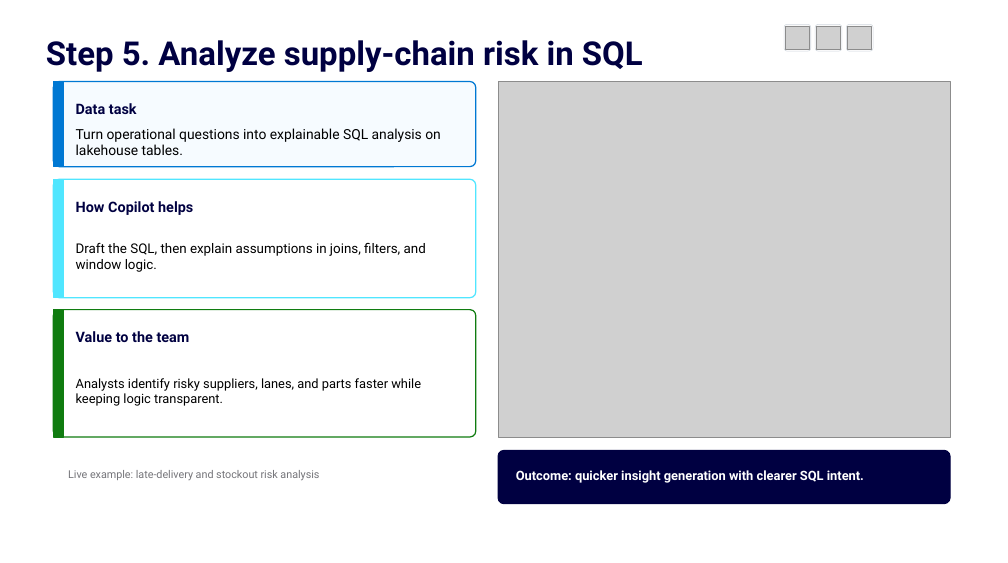
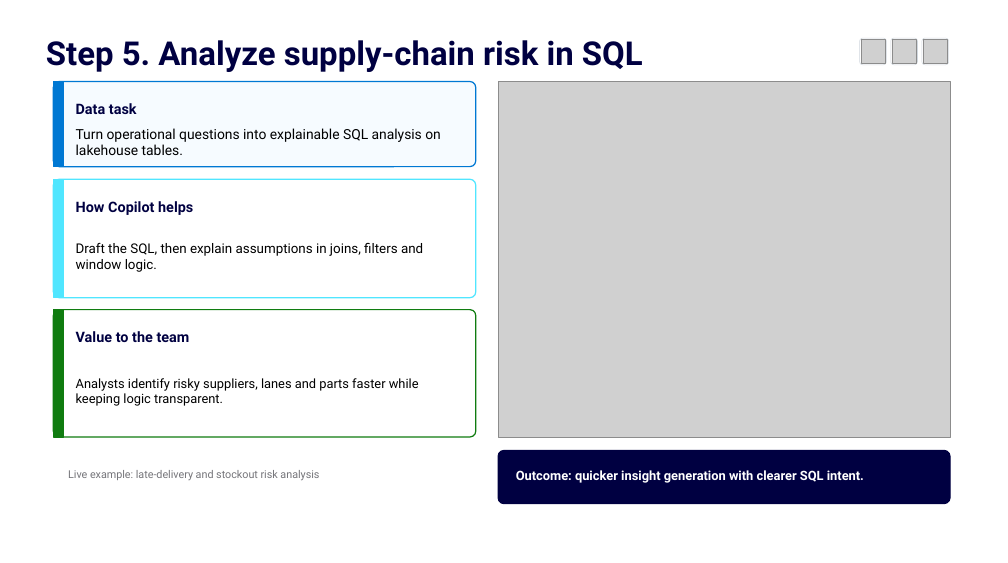
Before and after one commit to jordanbean-msft/github-copilot-for-data-professionals, a slide deck: slide 9 of deck/github-copilot-for-data-professionals.pptx. Drawn at 1008x563 pixels with LibreOffice and Linux fonts; fonts in the diff are those of the drawing; grey boxes stand for pictures; background and template pictures are left out. Boxes give left, top, right and bottom in pixels: in the first picture for what was removed or moved away, otherwise in the second. Text is boxed around its words. In the diff, an @@ line names an element or a change of style, - is before the commit and + after.

```diff
--- a/deck/github-copilot-for-data-professionals.pptx
+++ b/deck/github-copilot-for-data-professionals.pptx
@@ 3 pictures, 3 rounded rectangles moved together from (x1=784, y1=24, x2=873, y2=51) to (x1=860, y1=39, x2=949, y2=65) @@
@@ text at (x1=76, y1=243, x2=423, y2=272): text changed @@
-Draft the SQL, then explain assumptions in joins, filters, and window logic.
+Draft the SQL, then explain assumptions in joins, filters and window logic.
@@ text at (x1=76, y1=378, x2=419, y2=406): text changed @@
-Analysts identify risky suppliers, lanes, and parts faster while keeping logic transparent.
+Analysts identify risky suppliers, lanes and parts faster while keeping logic transparent.
```
Also in this commit, not shown: 10 other slides changed, 4 other files.
